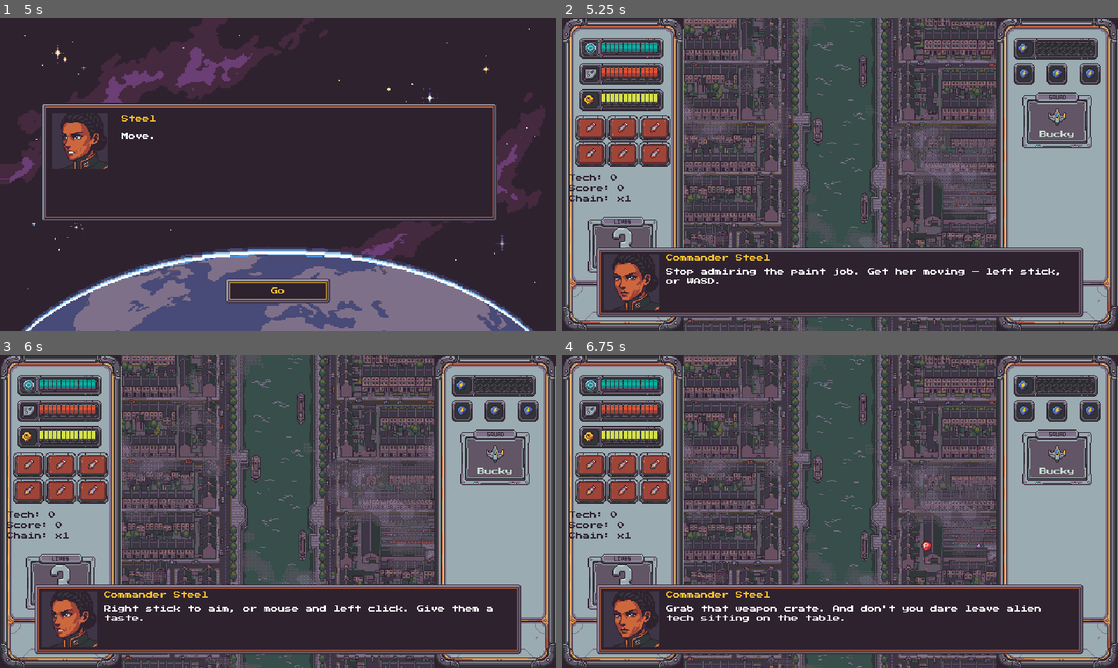
Above: before the commit, frames 1-4 (two rows, left to right).
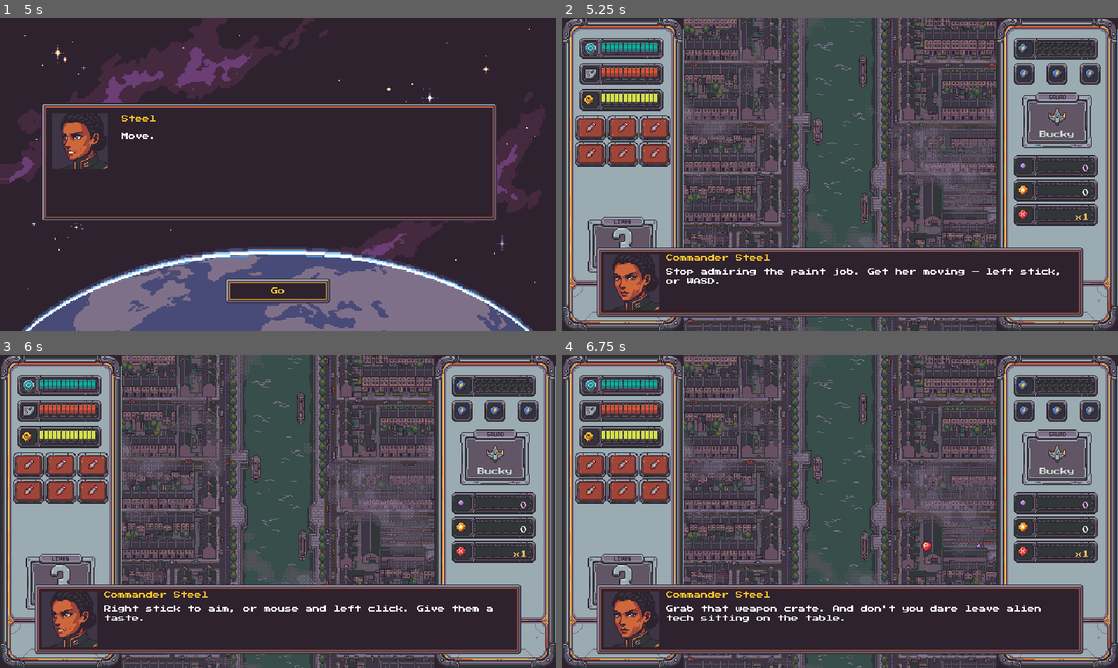
Above: after the commit, the same moments.

Repository: Funfetsunk/terra-intercept
Game: Godot game, scene res://scenes/menus/title_screen.tscn
Same seed, same stepped clock (60 frames per second), same inputs: the game is played once before the commit and once after it.
Inputs (mouse positions are in pixels of both pictures, inside the frame that each line leads up to):
- Up to frame 1 (5 s): click "Start" at 0.5 s; click "Create" at 1.25 s; click (116, 199) at 2 s; click "London" at 2.75 s; click "Continue" at 3.5 s; click "Continue" at 4.25 s
- Up to frame 2 (5.25 s): click "Go" at 5 s
- Up to frame 3 (6 s): tap Enter (ui_accept) at 5.75 s; move the mouse to (400, 495) at 5.77 s; hold D (p1_move_right) from 5.78 s (still down); click (400, 495) at 5.85 s
- Up to frame 4 (6.75 s): tap Enter (ui_accept) at 6.02, 6.5 s; release D (p1_move_right) at 6.5 s; drag from (728, 527) to (945, 614) at 6.52 s

Frame 1 is identical in both runs. In frame 2, 3.3% of the frame differs, in the area x 1-97%, y 43-67%; in frame 3, 3.3%; in frame 4, 3.3%.

Commit message:
Move tech, score and chain into styled right-panel readouts
The left panel showed tech, score and chain as plain text. The right
panel now has three readout rows under the SQUAD box, built from the
HUD's own bar-row parts, each with an icon socket and a flat dark track:
- tech: an alien-tech gem, value in lavender
- score: a gold star badge, value in white
- chain: a red x badge, value shown as "x3" in gold
hud.gd updates the new TechValue, ScoreValue and ChainValue labels next
to the old ones. The old LeftPanel labels are hidden but still updated.

Co-Authored-By: Claude Opus 5.5 <noreply@anthropic.com>
Claude-Session: https://claude.ai/code/session_01H357k7vYWoZ8XVmx2UrTn5

Diff:
--- a/scenes/hud/hud.gd
+++ b/scenes/hud/hud.gd
@@ -34,6 +34,9 @@
 @onready var _tech_label: Label = $HUDRoot/LeftPanel/TechLabel
 @onready var _score_label: Label = $HUDRoot/LeftPanel/ScoreLabel
 @onready var _chain_label: Label = $HUDRoot/LeftPanel/ChainLabel
+@onready var _tech_value: Label = $HUDRoot/RightPanelBg/TechValue
+@onready var _score_value: Label = $HUDRoot/RightPanelBg/ScoreValue
+@onready var _chain_value: Label = $HUDRoot/RightPanelBg/ChainValue
 
 var _game_state: Node = null
 
@@ -65,6 +68,9 @@
 	_tech_label.text = "Tech: %d" % _game_state.mission_tech
 	_score_label.text = "Score: %d" % _game_state.score
 	_chain_label.text = "Chain: x%d" % _game_state.kill_chain
+	_tech_value.text = str(_game_state.mission_tech)
+	_score_value.text = str(_game_state.score)
+	_chain_value.text = "x%d" % _game_state.kill_chain
 
 func _on_shield_changed(current: float, max_value: float) -> void:
 	_shield_bar.max_value = max_value
@@ -122,9 +128,12 @@
 
 func _on_tech_changed(current: int) -> void:
 	_tech_label.text = "Tech: %d" % current
+	_tech_value.text = str(current)
 
 func _on_score_changed(current: int) -> void:
 	_score_label.text = "Score: %d" % current
+	_score_value.text = str(current)
 
 func _on_kill_chain_changed(multiplier: int) -> void:
 	_chain_label.text = "Chain: x%d" % multiplier
+	_chain_value.text = "x%d" % multiplier
--- a/scenes/hud/hud.tscn
+++ b/scenes/hud/hud.tscn
@@ -212,7 +212,44 @@
 text = "-"
 horizontal_alignment = 1
 
+[node name="TechValue" type="Label" parent="HUDRoot/RightPanelBg" unique_id=1980143567]
+layout_mode = 0
+offset_left = 48.0
+offset_top = 165.0
+offset_right = 107.0
+offset_bottom = 181.0
+theme_override_colors/font_color = Color(0.91764706, 0.6784314, 0.92941177, 1)
+theme_override_font_sizes/font_size = 8
+text = "0"
+horizontal_alignment = 2
+vertical_alignment = 1
+
+[node name="ScoreValue" type="Label" parent="HUDRoot/RightPanelBg" unique_id=1515940731]
+layout_mode = 0
+offset_left = 48.0
+offset_top = 193.0
+offset_right = 107.0
+offset_bottom = 209.0
+theme_override_colors/font_color = Color(1, 1, 1, 1)
+theme_override_font_sizes/font_size = 8
+text = "0"
+horizontal_alignment = 2
+vertical_alignment = 1
+
+[node name="ChainValue" type="Label" parent="HUDRoot/RightPanelBg" unique_id=579959775]
+layout_mode = 0
+offset_left = 48.0
+offset_top = 221.0
+offset_right = 107.0
+offset_bottom = 237.0
+theme_override_colors/font_color = Color(0.9843137, 0.7254902, 0.32941177, 1)
+theme_override_font_sizes/font_size = 8
+text = "0"
+horizontal_alignment = 2
+vertical_alignment = 1
+
 [node name="LeftPanel" type="VBoxContainer" parent="HUDRoot" unique_id=2079910361]
+visible = false
 layout_mode = 0
 offset_left = 8.0
 offset_top = 180.0
Binary file changed: art/sprites/hud/panel_right.png
